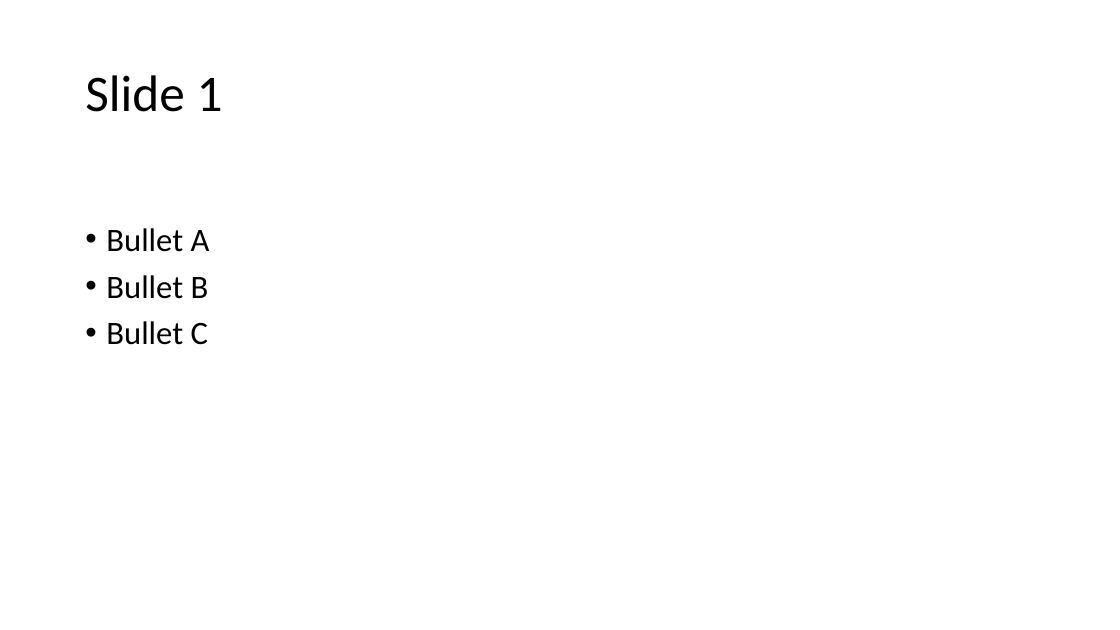
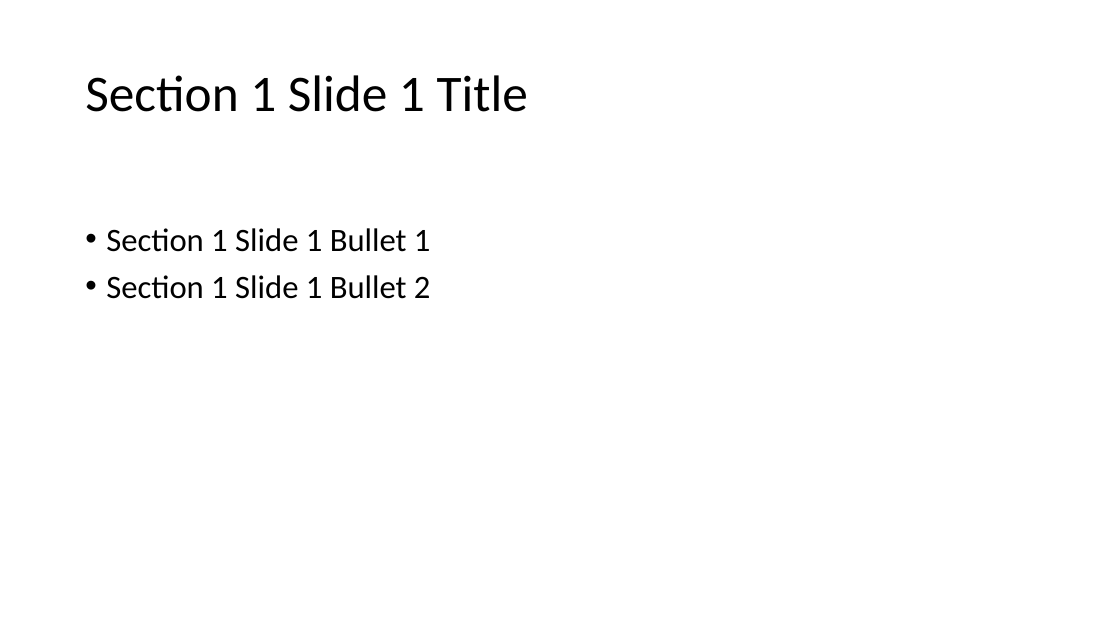
Before and after one commit to sevire/outlines_unleashed_webapp, a slide deck: slide 3 of ou_app/resources/ppt_output_01.pptx. Drawn at 1120x630 pixels with LibreOffice and Linux fonts; fonts in the diff are those of the drawing. Boxes give left, top, right and bottom in pixels: in the first picture for what was removed or moved away, otherwise in the second. Text is boxed around its words. In the diff, an @@ line names an element or a change of style, - is before the commit and + after.

```diff
--- a/ou_app/resources/ppt_output_01.pptx
+++ b/ou_app/resources/ppt_output_01.pptx
@@ title at (x1=85, y1=75, x2=528, y2=112): text changed @@
-Slide 1
+Section 1 Slide 1 Title
@@ text at (x1=106, y1=228, x2=431, y2=299): text changed @@
-• Bullet A
-• Bullet B
-• Bullet C
+• Section 1 Slide 1 Bullet 1
+• Section 1 Slide 1 Bullet 2
```
Also in this commit, not shown: 1 other slide changed, 4 slides added, 11 slides removed, 2 other files.
